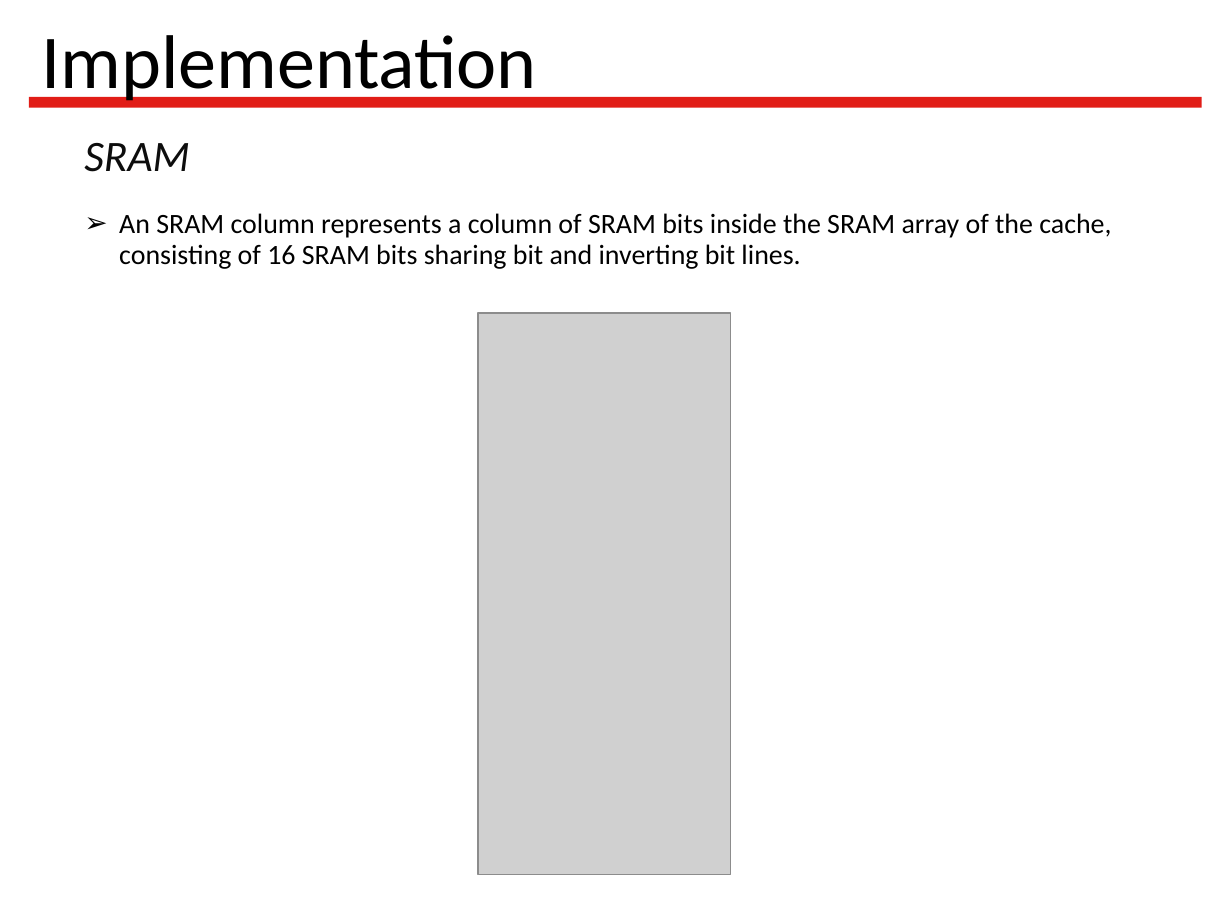
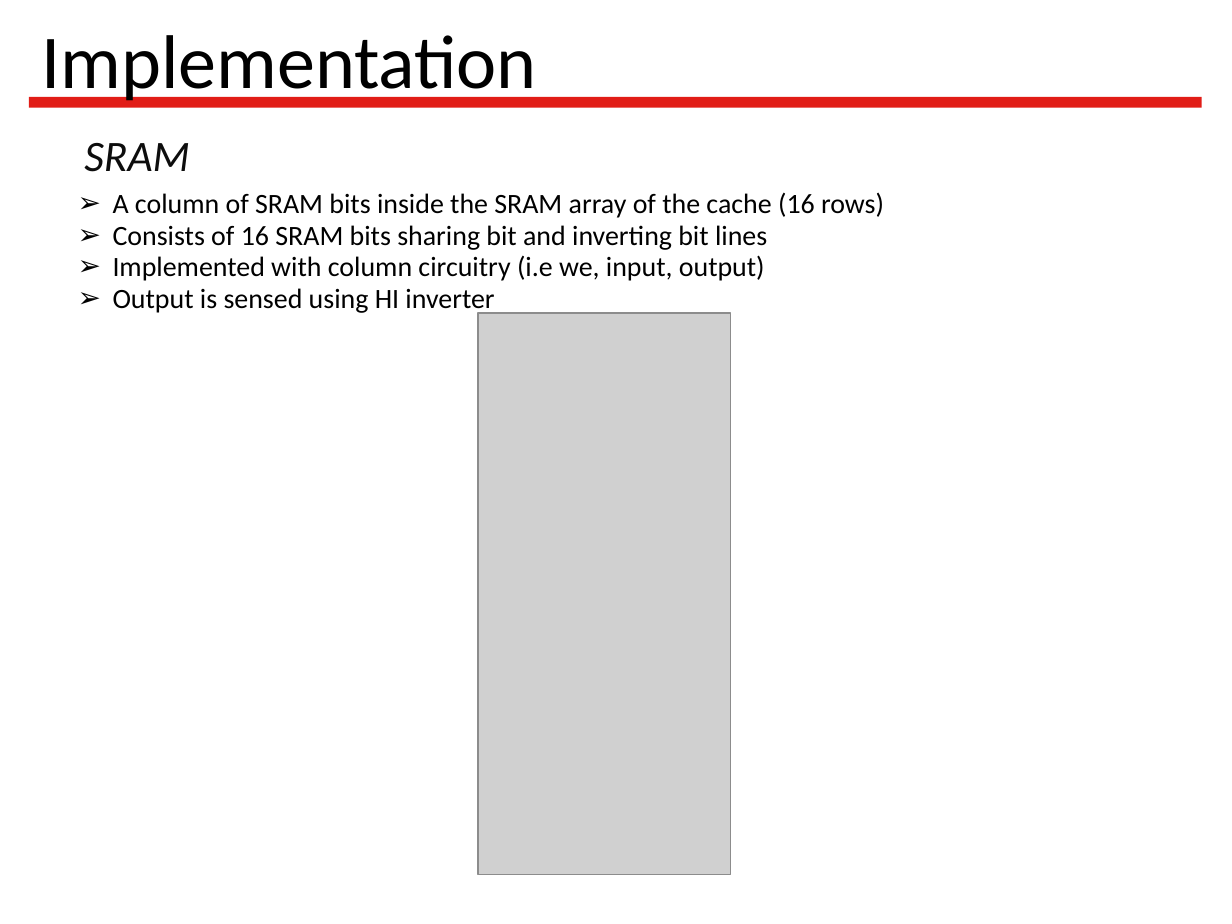
Before and after one commit to Latootoo/ECSE_548, a slide deck: slide 8 of Reports/presentation/Vlsi_project_presentation.ppt (slide 10 before the commit). Drawn at 1232x924 pixels with LibreOffice and Linux fonts; fonts in the diff are those of the drawing; grey boxes stand for pictures; background and template pictures are left out. Boxes give left, top, right and bottom in pixels: in the first picture for what was removed or moved away, otherwise in the second. Text is boxed around its words. In the diff, an @@ line names an element or a change of style, - is before the commit and + after.

```diff
--- a/Reports/presentation/Vlsi_project_presentation.ppt
+++ b/Reports/presentation/Vlsi_project_presentation.ppt
@@ text at (x1=113, y1=192, x2=884, y2=314): text changed @@
-➢ An SRAM column represents a column of SRAM bits inside the SRAM array of the cache, consisting of 16 SRAM bits sharing bit and inverting bit lines.
+➢ A column of SRAM bits inside the SRAM array of the cache (16 rows)
+➢ Consists of 16 SRAM bits sharing bit and inverting bit lines
+➢ Implemented with column circuitry (i.e we, input, output)
+➢ Output is sensed using HI inverter
```
Also in this commit, not shown: 4 other slides changed, 2 slides added, 1 slide removed.
